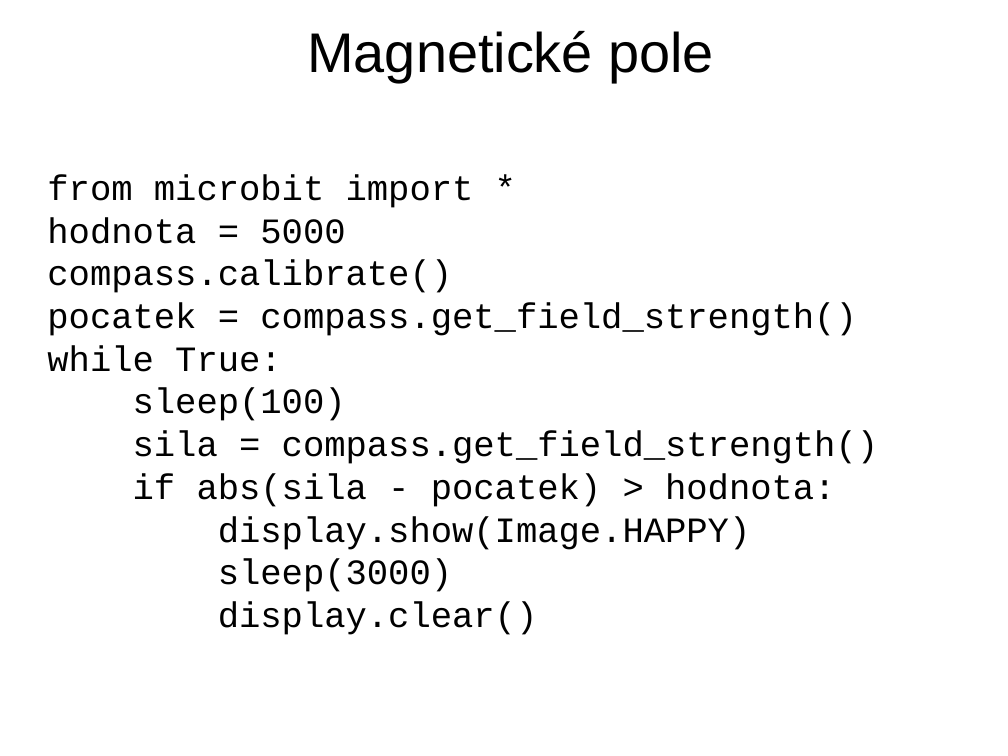
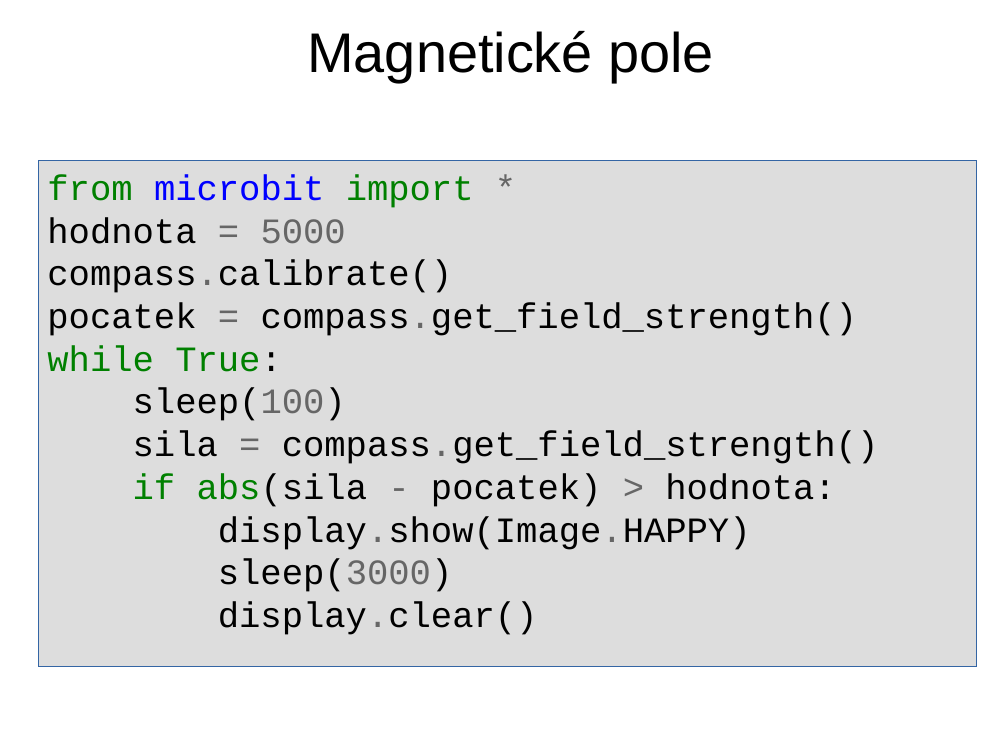
Before and after one commit to jipech/PRIM-microbit, a slide deck: slide 2 of 04-Poloha/01_Pro_ucitele/Prezentace/44-mag_pole.pptx. Drawn at 1008x756 pixels with LibreOffice and Linux fonts; fonts in the diff are those of the drawing; background and template pictures are left out. Boxes give left, top, right and bottom in pixels: in the first picture for what was removed or moved away, otherwise in the second. Text is boxed around its words. In the diff, an @@ line names an element or a change of style, - is before the commit and + after.

```diff
--- a/04-Poloha/01_Pro_ucitele/Prezentace/44-mag_pole.pptx
+++ b/04-Poloha/01_Pro_ucitele/Prezentace/44-mag_pole.pptx
@@ rectangle "from microbit import *": place and size @@
-rectangle "from microbit import *" at (47,175,878,635)
+rectangle "from microbit import *" at (38,160,977,666)
@@ rectangle "from microbit import *" at (38,160,977,666): text colour #000000 to #008000 in "from import", "while True:", "if abs(sila"; text colour #000000 to #0000FF in "microbit"; text colour #000000 to #666666 in "*", "= 5000", "compass.calibrate()", "= compass.get_field_strength()" and 6 more places; fill none to #DDDDDD; outline none to #3465A4 0.75 pt @@
```
Also in this commit, not shown: 41 other files.
